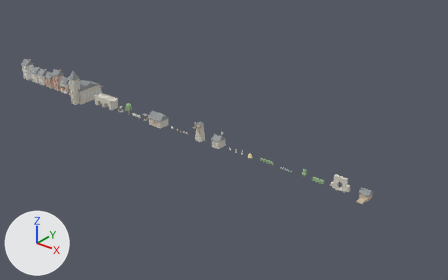
Before and after pictures for a commit that changed the glTF model public/models/kit.glb.
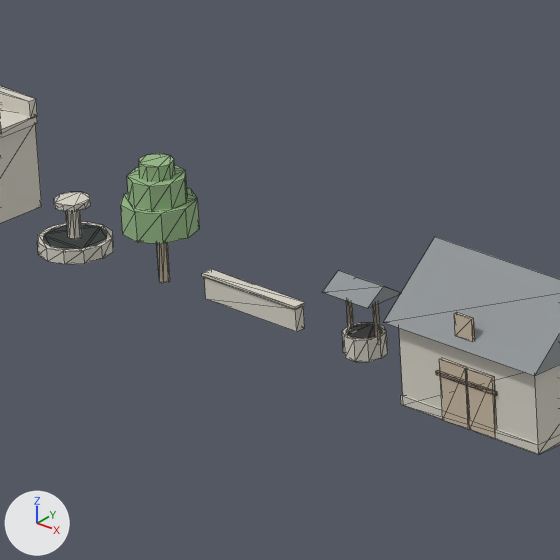
The first picture shows the older version from a 50 mm lens placed at (272.0, -177.0, 113.0), pointed at (124.0, 8.0, -1.0). The close-ups show the older and then the newer version on the part from 26% to 36% of the width and 32% to 49% of the height of that picture. Only the edits that show in the close-ups are written down. The axes (+X, +Y, +Z) are drawn at lower left. The lights are the same throughout. The close-ups show mesh edges as thin lines. Vertices at exactly the same position are counted once.

In view in the first close-up: 'Barn', 'Bridge_Stone', 'Fountain', 'Tree_Plane', 'Wall_Low', 'Well'.
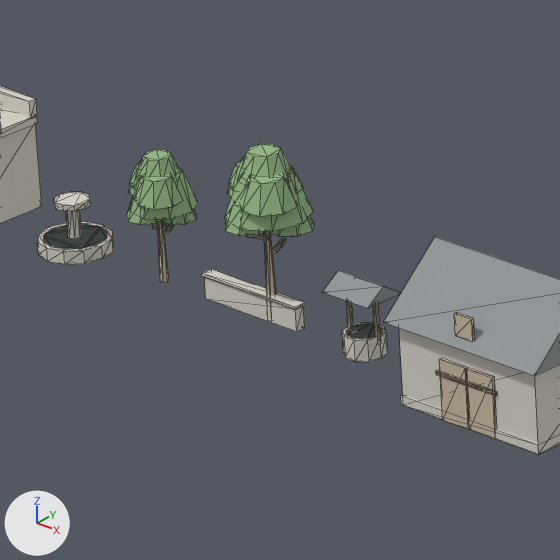
Boxes [x1, y1, x2, y2] around the edits, measured in the close-ups (560 x 560 px; the box of a moved part takes in the faces that stretch with it):
'Tree_Forest', added
    after: [224, 144, 314, 296]
    faces in mat_foliage (green #97ba89): [224, 144, 314, 236]
    faces in mat_wood (beige #cbbca6): [246, 232, 286, 296]
'Tree_Plane', reshaped (10% narrower)
    before: [121, 153, 200, 283]
    after: [127, 150, 198, 283]
part 1 of me_tree_plane, added
    after: [157, 221, 169, 283]
part 2 of me_tree_plane, added (green)
    after: [129, 168, 198, 219]
part 3 of me_tree_plane, added (mostly hidden)
    after: [128, 161, 141, 196]
part 4 of me_tree_plane, added (green)
    after: [134, 174, 183, 209]
part 5 of me_tree_plane, added
    after: [127, 197, 164, 225]
part 6 of me_tree_plane, added
    after: [162, 210, 197, 225]
part 7 of me_tree_plane, added (green)
    after: [137, 150, 180, 182]
part 8 of me_tree_plane, added
    after: [130, 163, 141, 189]
part 9 of me_tree_plane, deleted (green)
    before: [127, 166, 187, 211]
part 10 of me_tree_plane, deleted (green)
    before: [139, 153, 175, 182]
part 11 of me_tree_plane, deleted
    before: [157, 243, 170, 283]
part 12 of me_tree_plane, moved or reshaped
    before: [121, 188, 200, 244]
    after: [152, 221, 175, 233]

Patch to the scene script:
```diff
--- a/public/models/kit.glb.py
+++ b/public/models/kit.glb.py
@@ me_tree_plane @@
 # used by ob_tree_plane; location = (75.0, 0.0, 0.0)
-me_tree_plane.from_pydata(...)  # 68 vertices, 120 faces; spans x -1.41..1.5, y -1.48..1.48, z 0.0..5.07
+me_tree_plane.from_pydata(...)  # 148 vertices, 252 faces; spans x -1.59..1.47, y -1.39..1.42, z 0.0..5.3
+# me_tree_plane part 1: a new loose piece, a 6-sided cut cone along z (radius 0.18 at the low end, 0.11 at the high end) spanning x -0.18..0.18, y -0.16..0.16, z 0.0..2.9, in mat_wood (beige #cbbca6)
+# me_tree_plane part 2: a new loose piece, an 8-sided cut cone along z (radius 1.35 at the low end, 0.84 at the high end) spanning x -1.17..1.47, y -1.22..1.42, z 3.15..4.57, in mat_foliage (green #97ba89)
+# me_tree_plane part 3: a new loose piece, an 8-sided cut cone along z (radius 1.05 at the low end, 0.65 at the high end) spanning x -1.59..0.49, y -0.69..1.39, z 3.55..4.65, in mat_foliage (green #97ba89)
+# me_tree_plane part 4: a new loose piece, an 8-sided cut cone along z (radius 0.95 at the low end, 0.59 at the high end) spanning x -0.44..1.44, y -1.39..0.49, z 3.7..4.7, in mat_foliage (green #97ba89)
+# me_tree_plane part 5: a new loose piece, an 8-sided cut cone along z (radius 0.8 at the low end, 0.5 at the high end) spanning x -0.92..0.62, y -1.32..0.22, z 2.85..3.69, in mat_foliage (green #97ba89)
+# me_tree_plane part 6: a new loose piece, an 8-sided cut cone along z (radius 0.72 at the low end, 0.45 at the high end) spanning x -0.05..1.29, y -0.25..1.09, z 2.7..3.46, in mat_foliage (green #97ba89)
+# me_tree_plane part 7: a new loose piece, an 8-sided cut cone along z (radius 0.9 at the low end, 0.56 at the high end) spanning x -0.84..0.94, y -0.84..0.94, z 4.35..5.3, in mat_foliage (green #97ba89)
+# me_tree_plane part 8: a new loose piece, an 8-sided cut cone along z (radius 0.7 at the low end, 0.43 at the high end) spanning x -1.1..0.3, y -0.85..0.55, z 4.05..4.78, in mat_foliage (green #97ba89)
+# me_tree_plane part 9: the loose piece of 18 vertices spanning x -1.15..1.1, y -1.14..1.12, z 3.4..4.46 is deleted
+# me_tree_plane part 10: the loose piece of 18 vertices spanning x -0.68..0.7, y -0.67..0.7, z 4.2..5.07 is deleted
+# me_tree_plane part 11: the loose piece of 14 vertices spanning x -0.2..0.22, y -0.21..0.21, z 0.0..2.4 is deleted
+# me_tree_plane part 12: 18 vertices removed from x -1.41..1.5, y -1.48..1.48, z 2.2..3.45; 24 vertices added at x -0.54..0.66, y -0.38..0.55, z 2.09..2.62
 me_tree_plane.materials.append(mat_wood)
@@ me_tree_forest @@
+me_tree_forest.from_pydata(...)  # 156 vertices, 268 faces; spans x -1.95..1.81, y -1.64..1.74, z 0.0..7.0
+# faces by material slot: [44, 224]
+me_tree_forest.materials.append(mat_wood)  # beige #cbbca6
+me_tree_forest.materials.append(mat_foliage)  # green #97ba89
@@ ob_tree_forest @@
+ob_tree_forest = bpy.data.objects.new('Tree_Forest', me_tree_forest)
+ob_tree_forest.location = (81.0, 0.0, 0.0)
```
